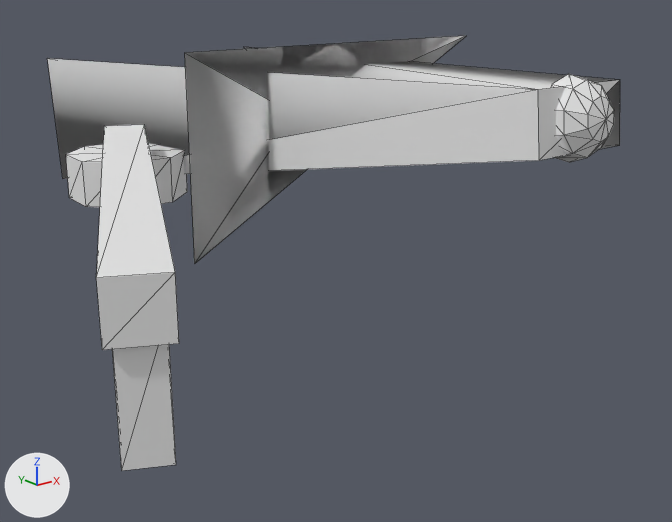
The OBJ model assets/meshes/hull_vaelith_tender_frag_7.obj, before and after one commit.
Camera for both pictures: a 50 mm camera at (-0.835, -2.854, 0.49) aimed at (-0.074, -1.903, 0.11). Lighting does not change. The marker at lower left points along +X, +Y and +Z. The picture after the commit comes second. Mesh edges are drawn as thin lines. Where no turn or scale is listed for an object, it has been applied to the vertices.

Script lines for the objects in view, before the commit:
```python
me_hull_vaelith_tender_frag_7 = bpy.data.meshes.new('hull_vaelith_tender_frag_7')
me_hull_vaelith_tender_frag_7.from_pydata(...)  # 78 vertices, 132 faces; spans x -0.564..0.248, y -2.265..-1.267, z 0.107..0.392
# faces by material slot: [113, 19]
me_hull_vaelith_tender_frag_7.materials.append(mat_skin)  # white #e7e7e7
me_hull_vaelith_tender_frag_7.materials.append(mat_interior)  # white #e7e7e7
ob_hull_vaelith_tender_frag_7 = bpy.data.objects.new('hull_vaelith_tender_frag_7', me_hull_vaelith_tender_frag_7)
ob_hull_vaelith_tender_frag_7.location = (0.0, 0.0, 0.0)
```
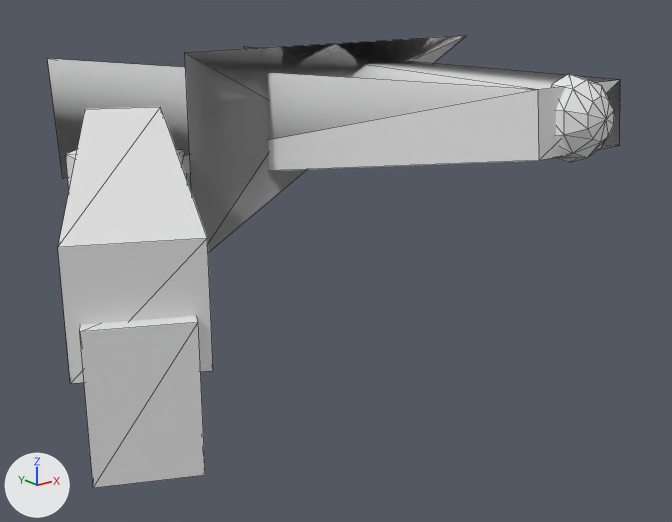
The newer file is also turned or shifted as a whole; pictures and numbers use the older file's frame.

Where the change shows, as pixel boxes (x1, y1, x2, y2) in the pictures (672 x 522 px; the box of a moved part takes in the faces that stretch with it):
'hull_vaelith_tender_frag_7', reshaped: before (47, 36, 620, 471); after (47, 36, 620, 488)
part 1 of me_hull_vaelith_tender_frag_7, moved or reshaped: before (112, 344, 176, 471); after (80, 316, 205, 488)
part 2 of me_hull_vaelith_tender_frag_7, moved or reshaped: before (96, 124, 179, 350); after (58, 107, 213, 384)

The change in detail:
me_hull_vaelith_tender_frag_7 is used by ob_hull_vaelith_tender_frag_7; location (0.0, 0.0, 0.0).
me_hull_vaelith_tender_frag_7 had 78 vertices, 132 faces and spanned x -0.564..0.248, y -2.265..-1.267, z 0.107..0.392.
me_hull_vaelith_tender_frag_7 now has 78 vertices, 132 faces and spans x -0.586..0.248, y -2.276..-1.267, z 0.107..0.392.
me_hull_vaelith_tender_frag_7 part 1: the loose piece of 8 vertices spanning x -0.554..-0.496, y -2.247..-2.189, z 0.107..0.236 is scaled about its middle by (2, 2, 1).
Part 2, on me_hull_vaelith_tender_frag_7:
Vertex 56 of me_hull_vaelith_tender_frag_7 moves from (-0.564, -2.231, 0.215) at pixel (102, 349) to (-0.586, -2.22, 0.189) at pixel (70, 383).
Vertex 57 of me_hull_vaelith_tender_frag_7 moves from (-0.512, -2.256, 0.215) at pixel (179, 343) to (-0.489, -2.267, 0.189) at pixel (213, 370).
Vertex 58 of me_hull_vaelith_tender_frag_7 moves from (-0.512, -2.256, 0.272) at pixel (175, 272) to (-0.489, -2.267, 0.297) at pixel (207, 238).
Vertex 59 of me_hull_vaelith_tender_frag_7 moves from (-0.564, -2.231, 0.272) at pixel (96, 277) to (-0.586, -2.22, 0.297) at pixel (57, 247).
Vertex 60 of me_hull_vaelith_tender_frag_7 moves from (-0.198, -1.607, 0.215) to (-0.176, -1.618, 0.189).
Vertex 61 of me_hull_vaelith_tender_frag_7 moves from (-0.25, -1.582, 0.215) to (-0.273, -1.571, 0.189).
Vertex 62 of me_hull_vaelith_tender_frag_7 moves from (-0.25, -1.582, 0.272) at pixel (104, 125) to (-0.273, -1.571, 0.297) at pixel (85, 109).
Vertex 63 of me_hull_vaelith_tender_frag_7 moves from (-0.198, -1.607, 0.272) at pixel (144, 124) to (-0.176, -1.618, 0.297) at pixel (160, 106).
